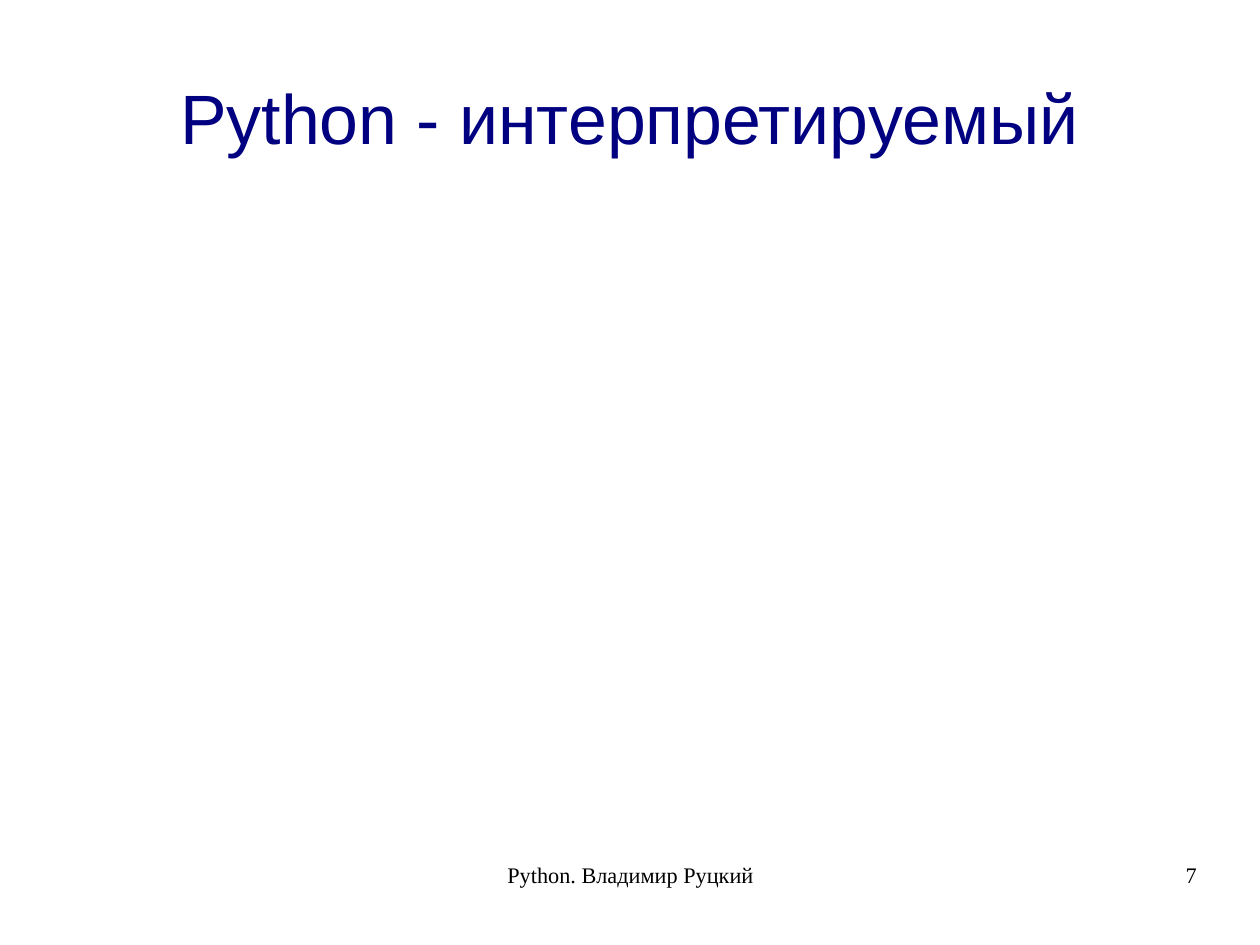
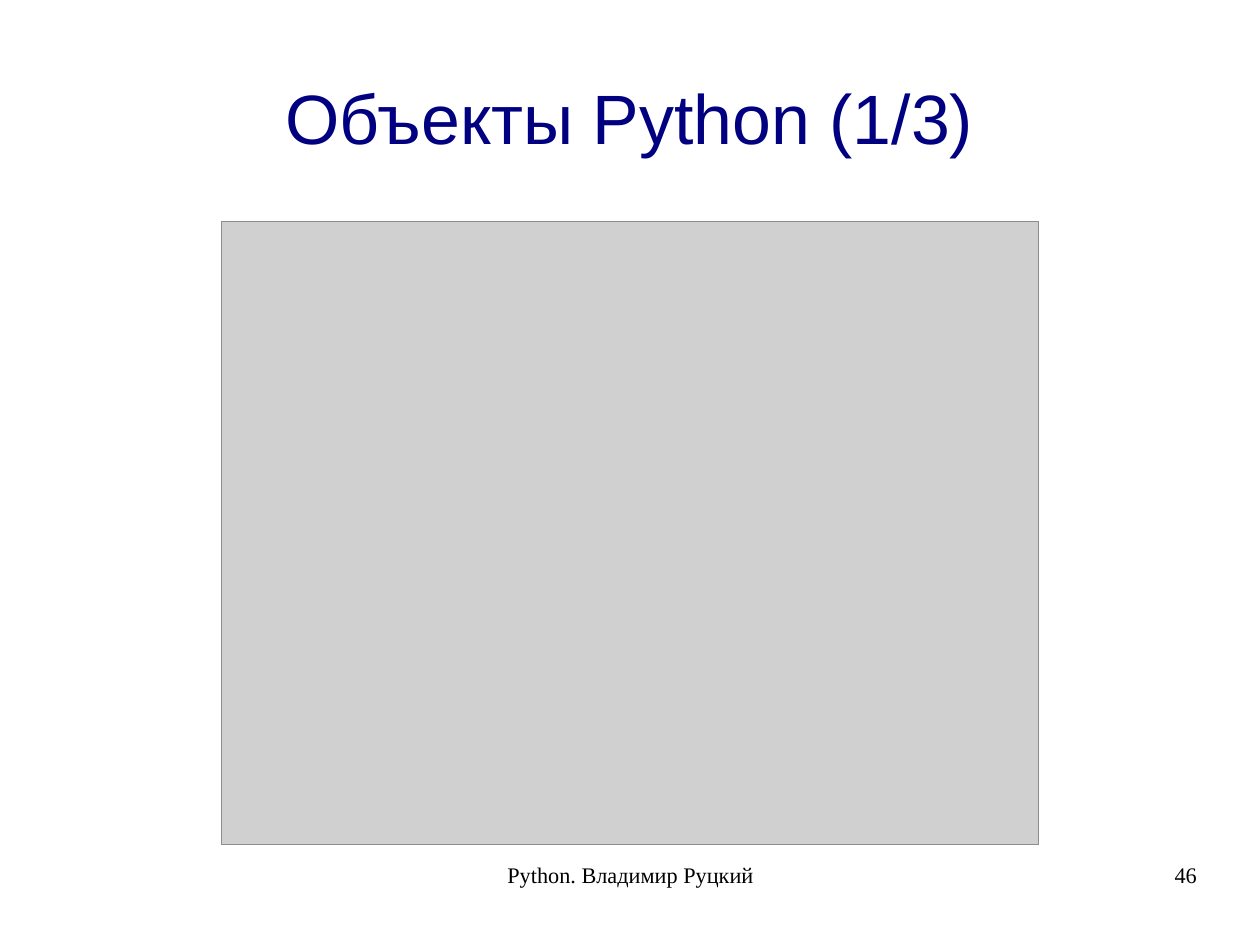
Before and after one commit to rutsky/python-course, a slide deck: slide 46 of 00_introduction.odp (slide 7 before the commit). Drawn at 1260x945 pixels with LibreOffice and Linux fonts; fonts in the diff are those of the drawing; grey boxes stand for pictures. Boxes give left, top, right and bottom in pixels: in the first picture for what was removed or moved away, otherwise in the second. Text is boxed around its words. In the diff, an @@ line names an element or a change of style, - is before the commit and + after.

```diff
--- a/00_introduction.odp
+++ b/00_introduction.odp
@@ title at box(286, 93, 974, 157): text changed @@
-Python - интерпретируемый
+Объекты Python (1/3)
@@ picture added at box(222, 221, 1039, 845) @@
@@ page number at box(1175, 868, 1197, 884): text changed @@
-7
+46
```
Also in this commit, not shown: 20 other slides changed, 2 slides added, 1 slide removed.
